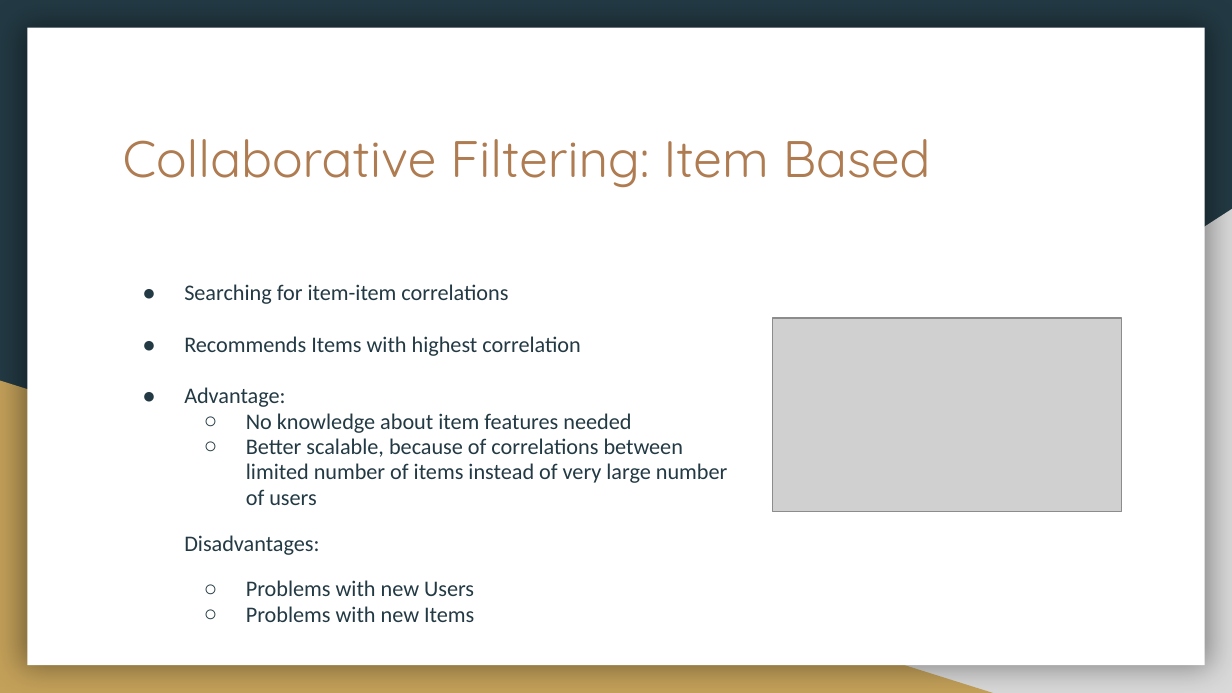
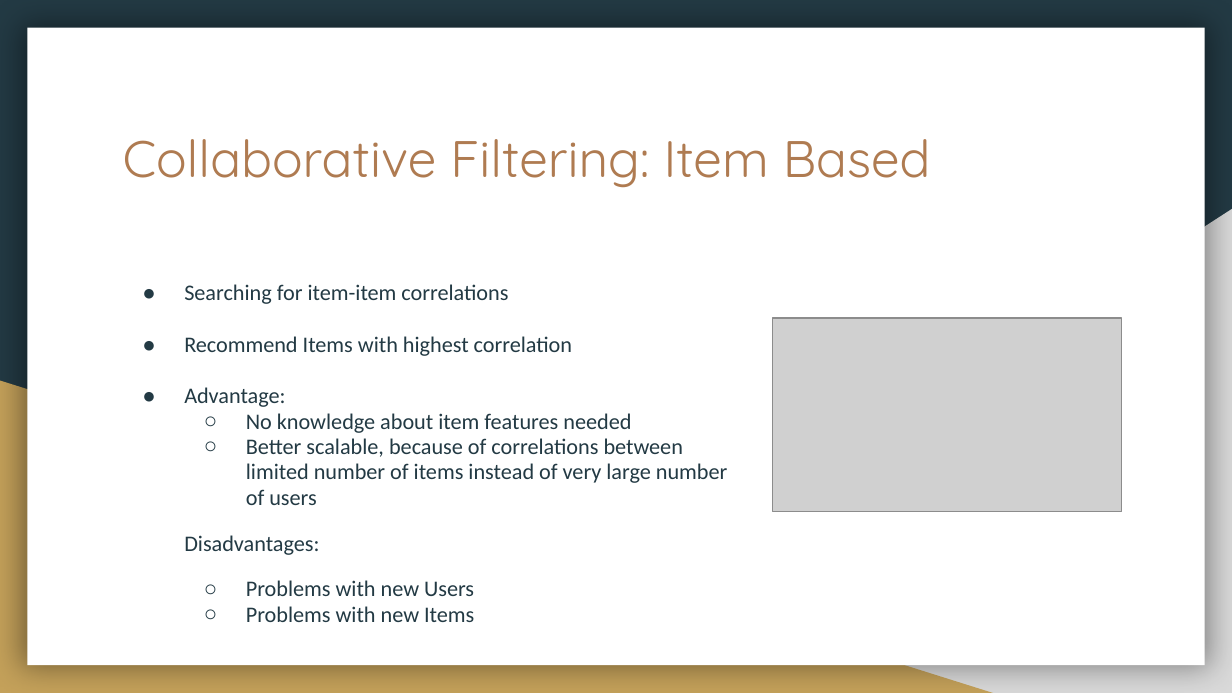
Before and after one commit to Benedkt93/movie_recommendation, a slide deck: slide 8 of Presentation/Final Project_ Recommendation Systems.pptx. Drawn at 1232x693 pixels with LibreOffice and Linux fonts; fonts in the diff are those of the drawing; grey boxes stand for pictures. Boxes give left, top, right and bottom in pixels: in the first picture for what was removed or moved away, otherwise in the second. Text is boxed around its words. In the diff, an @@ line names an element or a change of style, - is before the commit and + after.

```diff
--- a/Presentation/Final Project_ Recommendation Systems.pptx
+++ b/Presentation/Final Project_ Recommendation Systems.pptx
@@ text at (184, 336, 572, 356): text changed @@
-● Recommends Items with highest correlation
+● Recommend Items with highest correlation
```
Also in this commit, not shown: 2 other slides changed, 1 slide added, 1 slide removed.
